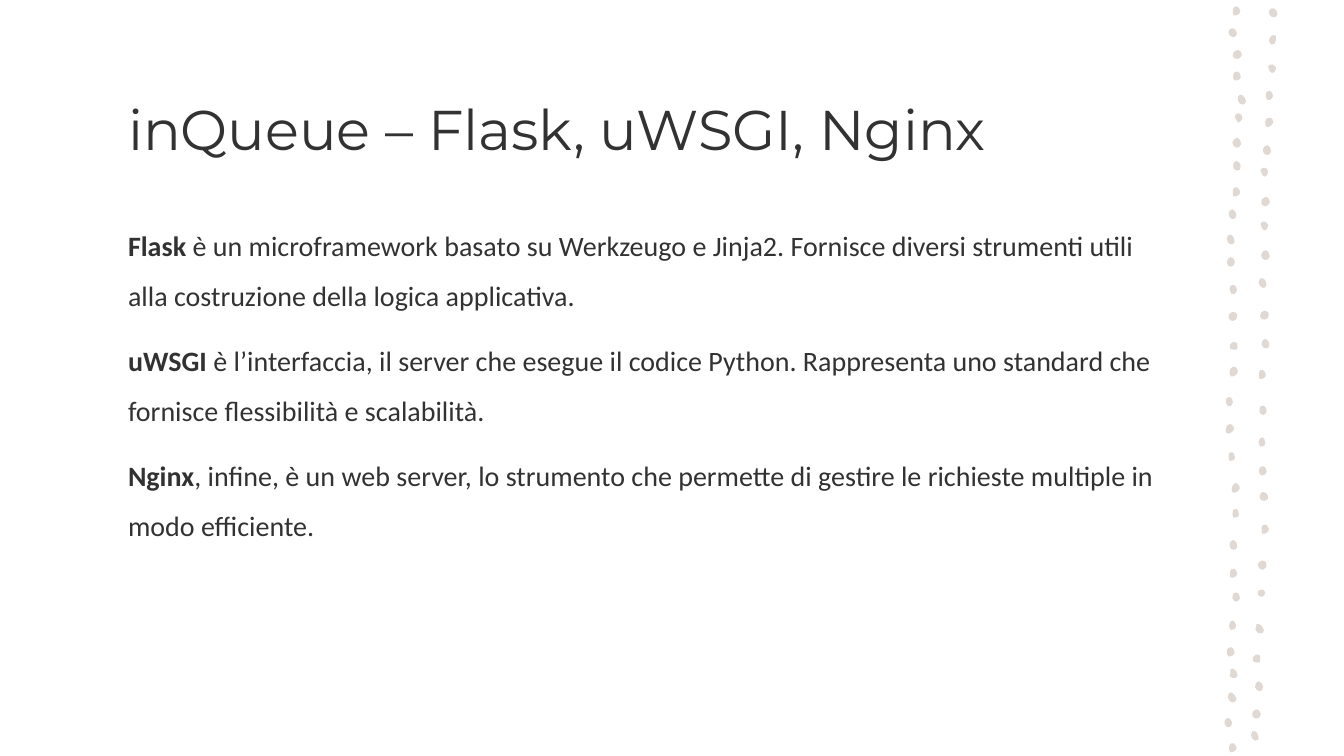
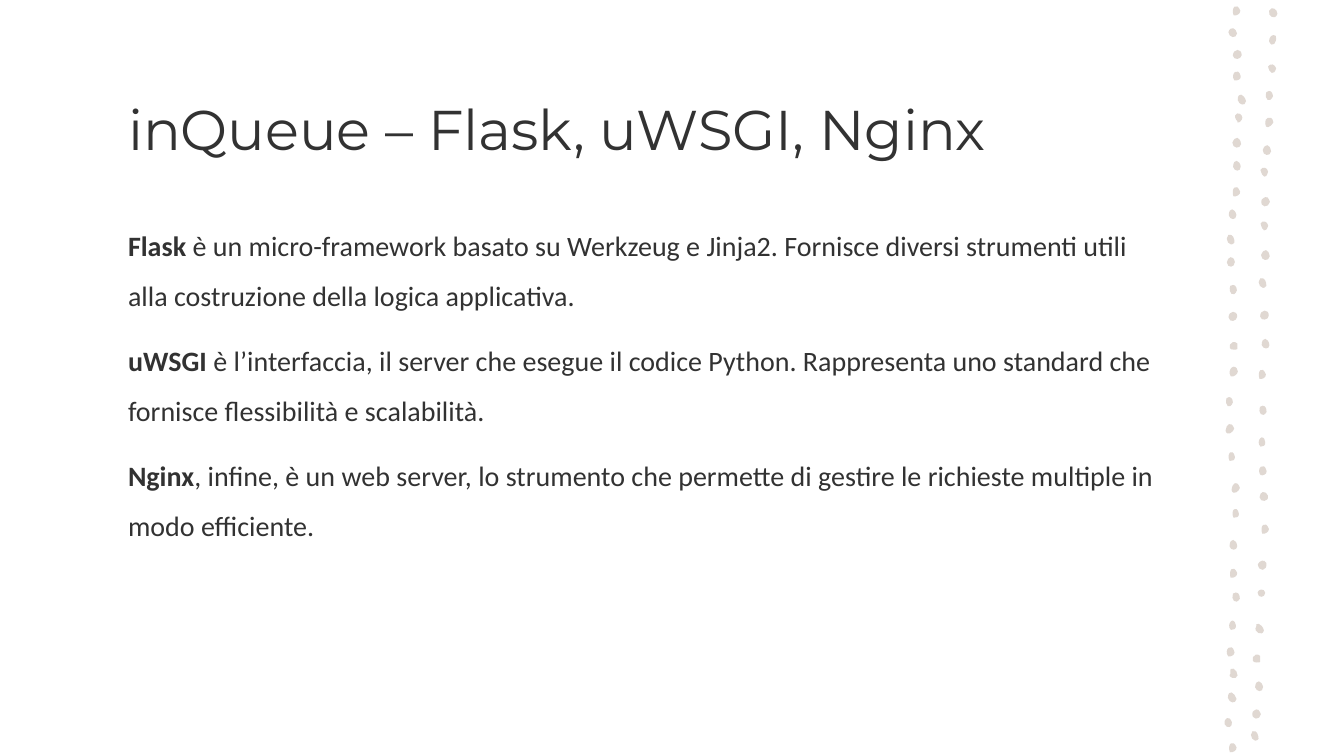
Before and after one commit to frncp/InQueue, a slide deck: slide 8 of slides/inQueue.pptx. Drawn at 1344x756 pixels with LibreOffice and Linux fonts; fonts in the diff are those of the drawing. Boxes give left, top, right and bottom in pixels: in the first picture for what was removed or moved away, otherwise in the second. Text is boxed around its words. In the diff, an @@ line names an element or a change of style, - is before the commit and + after.

```diff
--- a/slides/inQueue.pptx
+++ b/slides/inQueue.pptx
@@ text at [128, 236, 1126, 311]: text changed @@
-Flask è un microframework basato su Werkzeugo e Jinja2. Fornisce diversi strumenti utili alla costruzione della logica applicativa.
+Flask è un micro-framework basato su Werkzeug e Jinja2. Fornisce diversi strumenti utili alla costruzione della logica applicativa.
```
Also in this commit, not shown: 5 other slides changed, 1 other file.
